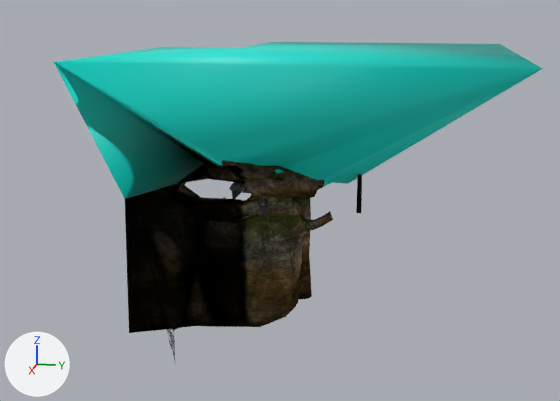
One commit to the Blender file data/levels/warren/models/warren.blend: the scene before it, then after it.
Before and after are seen from a 50 mm camera at (30592.0, 7425.0, 7684.0) aimed at (91.0, 1325.0, 59.0). The axes (+X, +Y, +Z) are drawn at lower left. The lights are the same throughout.

In view in the first picture: 'bsp'.
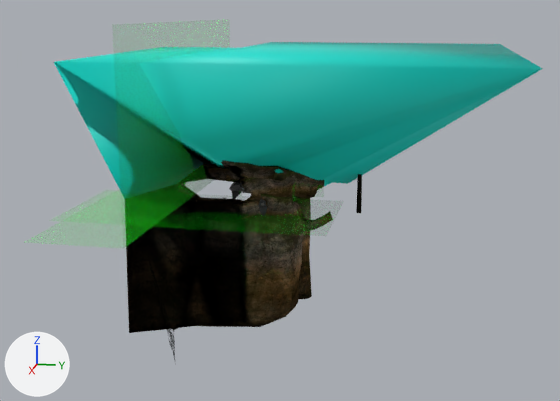
Location of each change, (x1, y1, x2, y2) in pixels of the pictures (560 x 401 px):
'portals', shown
    after: (25, 19, 344, 249)

Edits to the bpy script that builds the scene:
```text
Change me_plane_001:
    where me_plane_001.from_pydata(...)  # 73 vertices, 39 faces; spans x -5228.0..9386.0, y -7297.0..7789.0, z -2032.0..779.0
    used by ob_portals; parent = ob_frame; location = (-2927.0, 264.2, 1789.0)
    verts and faces of me_plane_001; kept vertices keep their numbers, new ones are numbered from 73
    before: 1 (733.0, 246.0, -1847.0), 2 (-1184.0, 2388.0, -1847.0), 3 (733.0, 2388.0, -1847.0), 12 (1266.0, -7297.0, -2032.0), 14 (1266.0, 3520.0, -2032.0)
    before: 45 (3415.0, 2945.0, -643.0), 46 (3415.0, 1865.0, -671.0), 47 (4553.0, 2945.0, -700.0) at pixel (320, 186), 48 (4553.0, 1865.0, -729.0), 51 (9386.0, 7789.0, 779.0)
    before: 52 (-5228.0, 7789.0, 779.0), 53 (9386.0, -5214.0, 779.0), 54 (-5228.0, -5214.0, 779.0)
    me_plane_001 part 1
    add delete_vertices([51, 52, 54])  # with the faces that use them
    add for i in [45, 46, 47]: verts[i] += (0.0, 0.0, -17.0)
    add verts[1] = (839.0, 246.0, -1847.0)  # moved
    add verts[2] = (-1184.0, 2305.0, -1847.0)  # moved
    add verts[3] = (839.0, 2305.0, -1847.0)  # moved
    add verts[12] = (1366.0, -7297.0, -2032.0)  # moved, pixel (106, 189)
    add verts[14] = (1366.0, 3520.0, -2032.0)  # moved, pixel (344, 201)
    add verts[48] = (4553.0, 1865.0, -745.0)  # moved, pixel (292, 186)
    add verts[53] = (12616.0, -1796.0, -1041.0)  # moved, pixel (123, 248)
    add verts[73] = (12616.0, -1796.0, 5500.0)  # pixel (112, 24)
    add verts[74] = (-69.0, -1796.0, 5500.0)  # pixel (229, 19)
    add verts[75] = (-69.0, -1796.0, -1041.0)
    add verts[76] = (12616.0, -5051.0, -1041.0)  # pixel (23, 242)
    add verts[77] = (-69.0, -5051.0, -1041.0)
    add faces += [(53, 74, 73), (53, 75, 74), (53, 77, 75), (53, 76, 77)]
Change ob_portals:
    remove ob_portals.hide_set(True)
```
